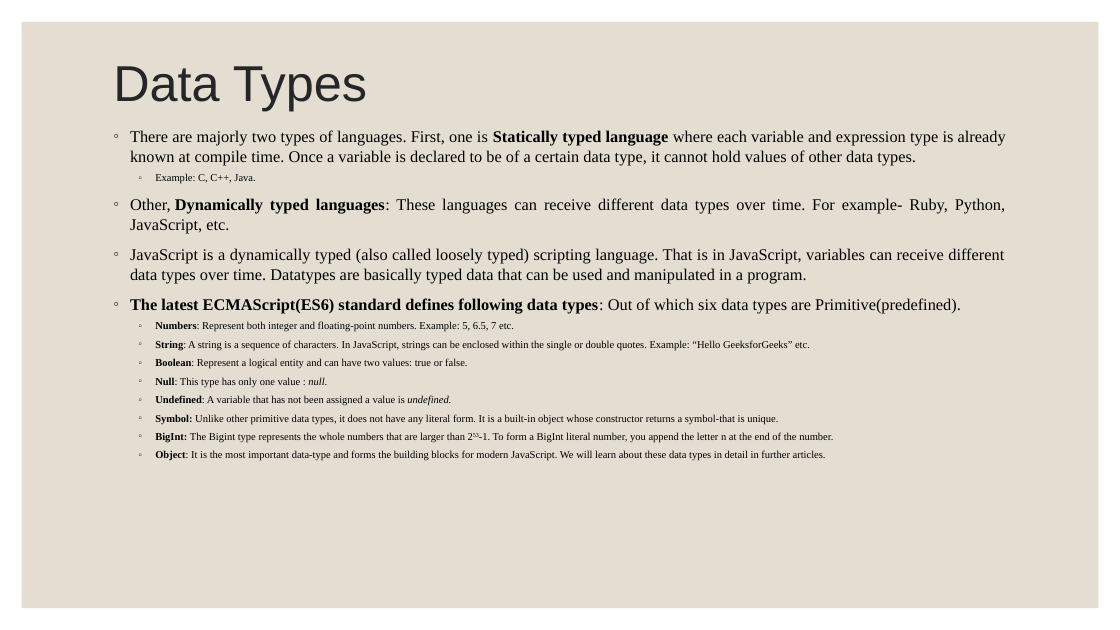
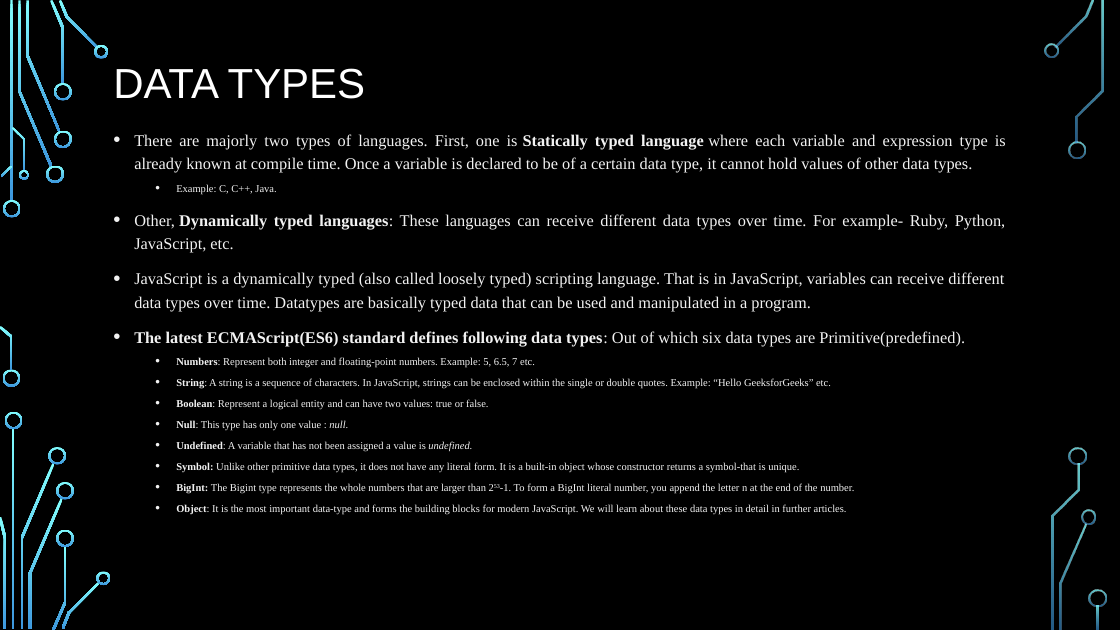
Before and after one commit to PramodJana/JavaScript, a slide deck: slide 7 of GFG JS Course Curriculam/Articles/001 Basics of JavaScript.pptx. Drawn at 1120x630 pixels with LibreOffice and Linux fonts; fonts in the diff are those of the drawing; background and template pictures are left out. Boxes give left, top, right and bottom in pixels: in the first picture for what was removed or moved away, otherwise in the second. Text is boxed around its words. In the diff, an @@ line names an element or a change of style, - is before the commit and + after.

```diff
--- a/GFG JS Course Curriculam/Articles/001 Basics of JavaScript.pptx
+++ b/GFG JS Course Curriculam/Articles/001 Basics of JavaScript.pptx
@@ background #FFFFFF to picture (left out) @@
@@ rectangle removed at [22, 22, 1099, 608] @@
@@ title at [113, 68, 366, 99]: text changed; size 43.2 to 36 pt; text colour #262626 to #FFFFFF @@
-Data Types
+DATA TYPES
@@ text "There are majorly two types ..." at [134, 134, 1006, 515]: text colour #000000 to #F2F2F2; bullet ◦ to •; line spacing 1 to 1.2; more space between paragraphs @@
@@ group added at [0, 0, 1107, 630]: 33 freeform shapes, 3 rectangles @@
```
Also in this commit, not shown: 15 other slides changed.
